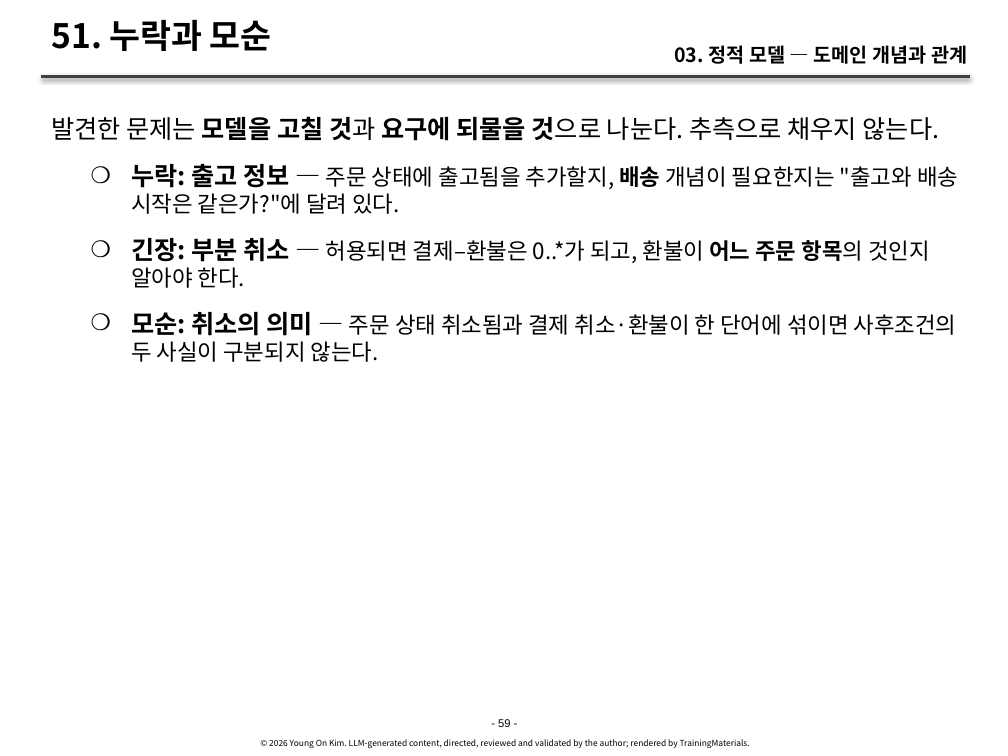
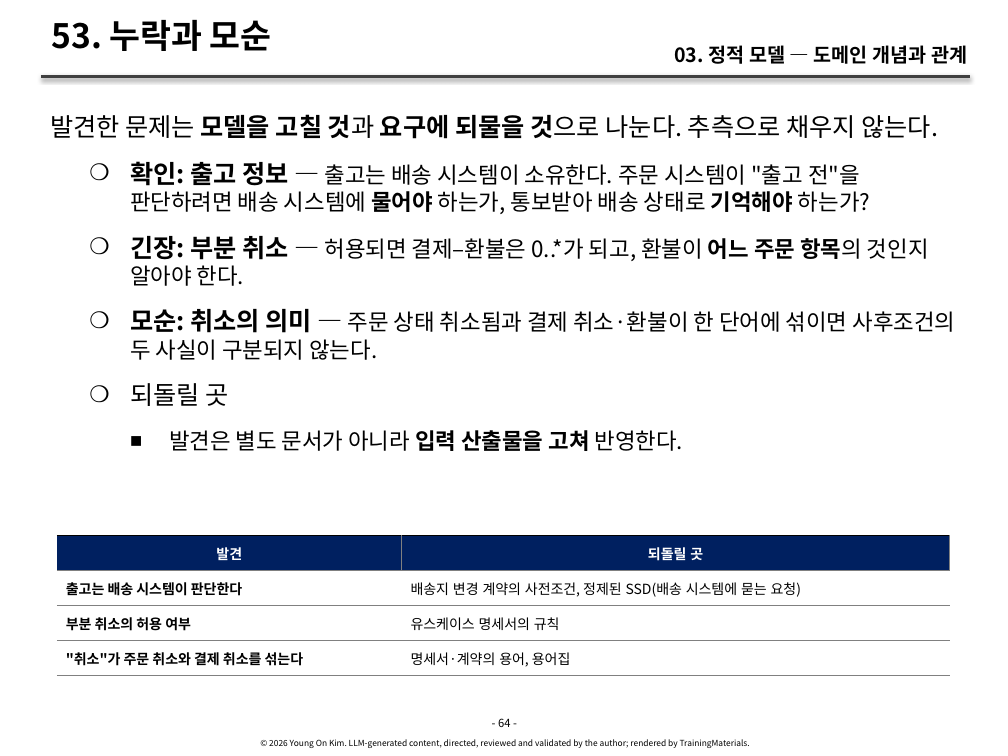
Before and after one commit to YoungSan77/TrainingMaterials, a slide deck: slide 64 of courses/ooad/sessions/s03.pptx (slide 59 before the commit). Drawn at 1008x756 pixels with LibreOffice and Linux fonts; fonts in the diff are those of the drawing. Boxes give left, top, right and bottom in pixels: in the first picture for what was removed or moved away, otherwise in the second. Text is boxed around its words. In the diff, an @@ line names an element or a change of style, - is before the commit and + after.

```diff
--- a/courses/ooad/sessions/s03.pptx
+++ b/courses/ooad/sessions/s03.pptx
@@ title at [51, 20, 272, 51]: text changed @@
-51. 누락과 모순
+53. 누락과 모순
@@ text at [130, 161, 870, 214]: text changed @@
-    ❍ 누락: 출고 정보 — 주문 상태에 출고됨을 추가할지, 배송 개념이 필요한지는 "출고와 배송 시작은 같은가?"에 달려 있다.
+    ❍ 확인: 출고 정보 — 출고는 배송 시스템이 소유한다. 주문 시스템이 "출고 전"을 판단하려면 배송 시스템에 물어야 하는가, 통보받아 배송 상태로 기억해야 하는가?
@@ text at [130, 383, 683, 451]: paragraphs added @@
+    ❍ 되돌릴 곳
+      ■ 발견은 별도 문서가 아니라 입력 산출물을 고쳐 반영한다.
@@ table added at [56, 535, 950, 756], 4 rows, 2 columns @@
+발견 | 되돌릴 곳
+출고는 배송 시스템이 판단한다 | 배송지 변경 계약의 사전조건, 정제된 SSD(배송 시스템에 묻는 요청)
+부분 취소의 허용 여부 | 유스케이스 명세서의 규칙
+"취소"가 주문 취소와 결제 취소를 섞는다 | 명세서·계약의 용어, 용어집
@@ text at [498, 718, 510, 727]: text changed; font Arial to Noto Sans CJK KR @@
-- 59 -
+- 64 -
```
Also in this commit, not shown: 60 other slides changed, 5 slides added, 11 other files.
